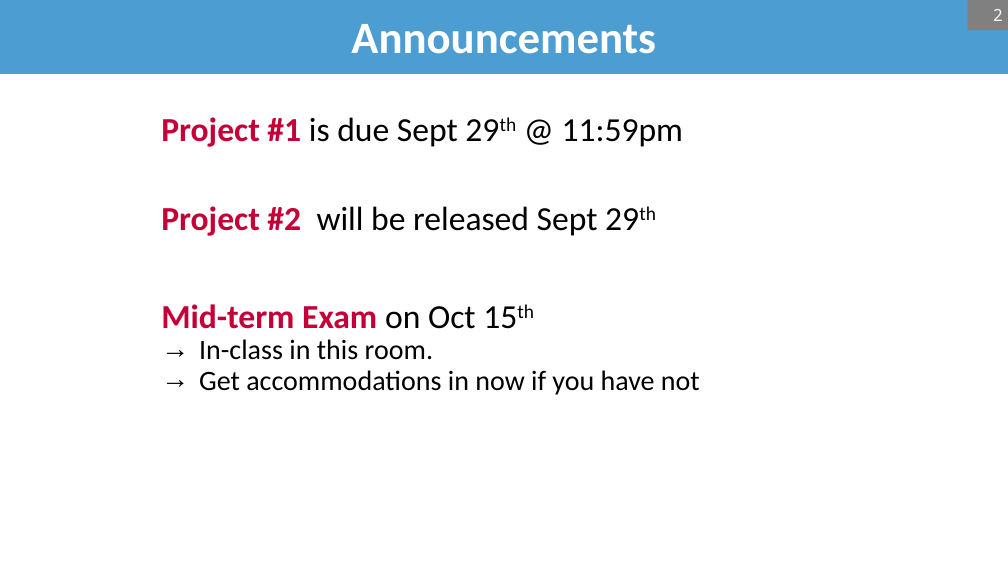
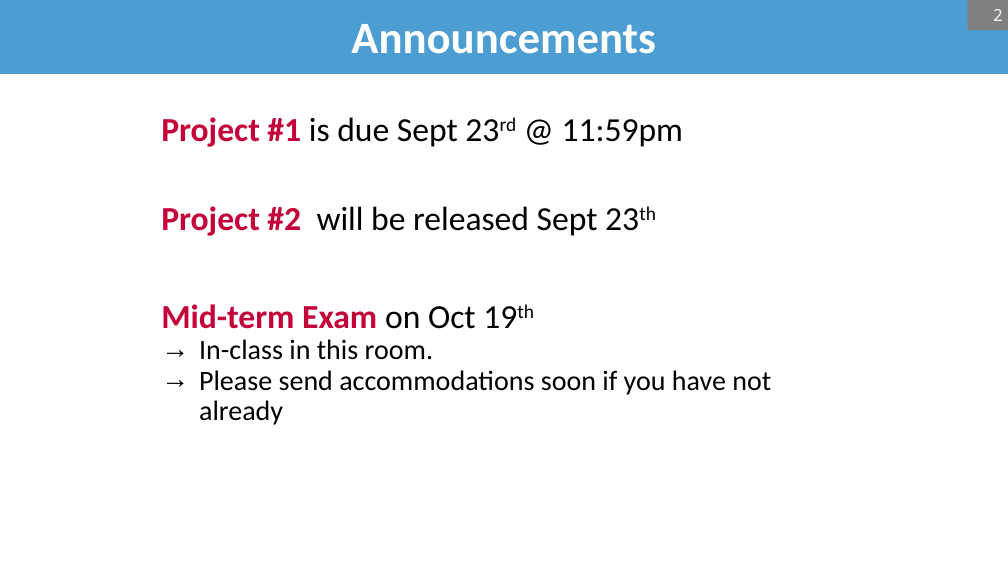
Before and after one commit to bsb20/bsb20.github.io, a slide deck: slide 2 of docs/421_f26/lectures/L7.pptx. Drawn at 1008x567 pixels with LibreOffice and Linux fonts; fonts in the diff are those of the drawing; background and template pictures are left out. Boxes give left, top, right and bottom in pixels: in the first picture for what was removed or moved away, otherwise in the second. Text is boxed around its words. In the diff, an @@ line names an element or a change of style, - is before the commit and + after.

```diff
--- a/docs/421_f26/lectures/L7.pptx
+++ b/docs/421_f26/lectures/L7.pptx
@@ text at bbox=[161, 117, 684, 329]: text changed @@
-Project #1 is due Sept 29th @ 11:59pm
-Project #2 will be released Sept 29th
-Mid-term Exam on Oct 15th
+Project #1 is due Sept 23rd @ 11:59pm
+Project #2 will be released Sept 23th
+Mid-term Exam on Oct 19th
@@ text at bbox=[199, 370, 771, 425]: text changed @@
-  → Get accommodations in now if you have not
+  → Please send accommodations soon if you have not already
```
Also in this commit, not shown: 4 other slides changed, 6 slides added, 1 other file.
